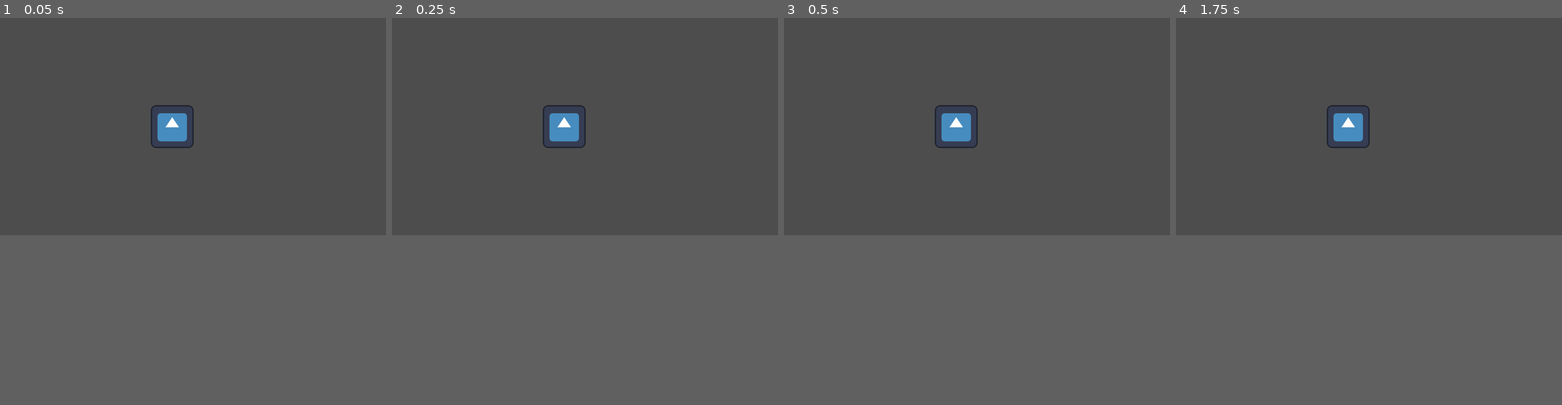
Above: before the commit, frames 1-4 (left to right).
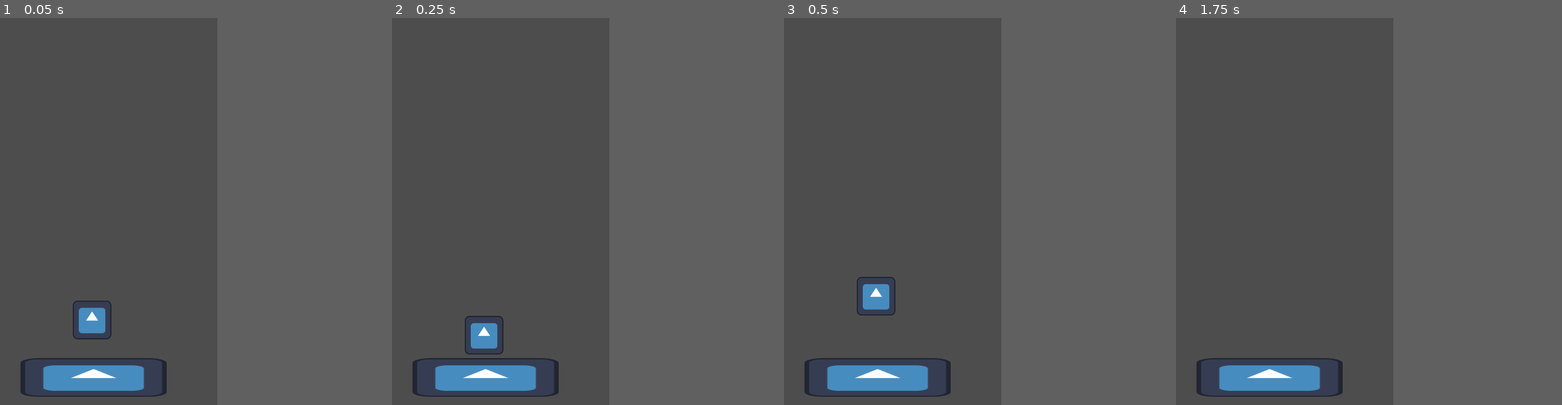
Above: after the commit, the same moments.

Repository: Kaporos/DreamWorld
Game: Godot game, scene res://main.tscn
Two runs of this game, one before a commit and one after it. Both use one fixed random seed, a clock stepped at 60 frames per second and the inputs below. The engine's default icon, where the game draws it, is replaced by a stand-in: a white triangle on a blue panel in a dark square.
Inputs:
- Up to frame 1 (0.05 s): no input
- Up to frame 2 (0.25 s): no input
- Up to frame 3 (0.5 s): no input
- Up to frame 4 (1.75 s): hold Right (ui_right) from 0.53 s (still down)
In our replay, the window is 799x449 before the commit and 450x800 after it. These sizes can differ from the game's own. Grey fills any space a smaller window leaves; there, only what the larger window draws over its background counts as a difference.

The runs differ from the first frame. In frame 1, 3.5% of the frame differs, in the area x 5-51%, y 22-98%; in frame 2, 3.5%; in frame 3, 3.5%; in frame 4, 2.9%.

Commit message:
adding base movement

Diff:
--- /dev/null
+++ b/Player.gd
@@ -0,0 +1,33 @@
+extends CharacterBody2D
+
+
+@export var SPEED = 800.0
+@export var JUMP_VELOCITY = -800.0
+@export var DECELERATION = 1000;
+# Get the gravity from the project settings to be synced with RigidBody nodes.
+var gravity = 800*2
+
+
+func _physics_process(delta):
+	# Add the gravity.
+	if not is_on_floor():
+		velocity.y += gravity * delta
+	if is_on_floor():
+		velocity.y += JUMP_VELOCITY;
+
+	var direction = Input.get_axis("ui_left", "ui_right")
+	if direction != 0:
+		velocity.x = SPEED * direction ;
+
+	if velocity.x > 0:
+		if velocity.x - DECELERATION*delta < 0:
+			velocity.x = 0
+		else:
+			velocity.x -= DECELERATION * delta;
+	if velocity.x < 0:
+		if velocity.x + DECELERATION*delta > 0:
+			velocity.x = 0
+		else:
+			velocity.x += DECELERATION * delta;
+
+	move_and_slide()
--- /dev/null
+++ b/Player.tscn
@@ -0,0 +1,18 @@
+[gd_scene load_steps=4 format=3 uid="uid://bnvd3jnk4f85n"]
+
+[ext_resource type="Script" path="res://Player.gd" id="1_k5vtq"]
+[ext_resource type="Texture2D" uid="uid://bkatcfdgwi5rx" path="res://icon.svg" id="2_iwkhj"]
+
+[sub_resource type="RectangleShape2D" id="RectangleShape2D_6oe7f"]
+size = Vector2(124, 126)
+
+[node name="Player" type="CharacterBody2D"]
+position = Vector2(305, 996)
+script = ExtResource("1_k5vtq")
+
+[node name="Sprite2D" type="Sprite2D" parent="."]
+texture = ExtResource("2_iwkhj")
+
+[node name="CollisionShape2D" type="CollisionShape2D" parent="."]
+position = Vector2(0, 1)
+shape = SubResource("RectangleShape2D_6oe7f")
--- a/main.tscn
+++ b/main.tscn
@@ -1,9 +1,23 @@
-[gd_scene load_steps=2 format=3 uid="uid://cwvrsflnw0nj"]
+[gd_scene load_steps=4 format=3 uid="uid://cwvrsflnw0nj"]
 
+[ext_resource type="PackedScene" uid="uid://bnvd3jnk4f85n" path="res://Player.tscn" id="1_cqfq3"]
 [ext_resource type="Texture2D" uid="uid://bkatcfdgwi5rx" path="res://icon.svg" id="1_njdi0"]
 
-[node name="Main" type="Node2D"]
+[sub_resource type="RectangleShape2D" id="RectangleShape2D_h5lhk"]
+size = Vector2(475, 76)
 
-[node name="Icon" type="Sprite2D" parent="."]
-position = Vector2(514, 324)
+[node name="Game" type="Node2D"]
+
+[node name="Player" parent="." instance=ExtResource("1_cqfq3")]
+
+[node name="StaticBody2D" type="StaticBody2D" parent="."]
+position = Vector2(132, 1189)
+
+[node name="Sprite2D" type="Sprite2D" parent="StaticBody2D"]
+position = Vector2(178, 0)
+scale = Vector2(3.78125, 1)
 texture = ExtResource("1_njdi0")
+
+[node name="CollisionShape2D" type="CollisionShape2D" parent="StaticBody2D"]
+position = Vector2(171.5, -28)
+shape = SubResource("RectangleShape2D_h5lhk")
--- a/project.godot
+++ b/project.godot
@@ -15,6 +15,15 @@
 config/features=PackedStringArray("4.1", "GL Compatibility")
 config/icon="res://icon.svg"
 
+[display]
+
+window/size/viewport_width=720
+window/size/viewport_height=1280
+window/size/window_width_override=360
+window/size/window_height_override=640
+window/stretch/mode="viewport"
+window/stretch/aspect="expand"
+
 [rendering]
 
 renderer/rendering_method="gl_compatibility"
